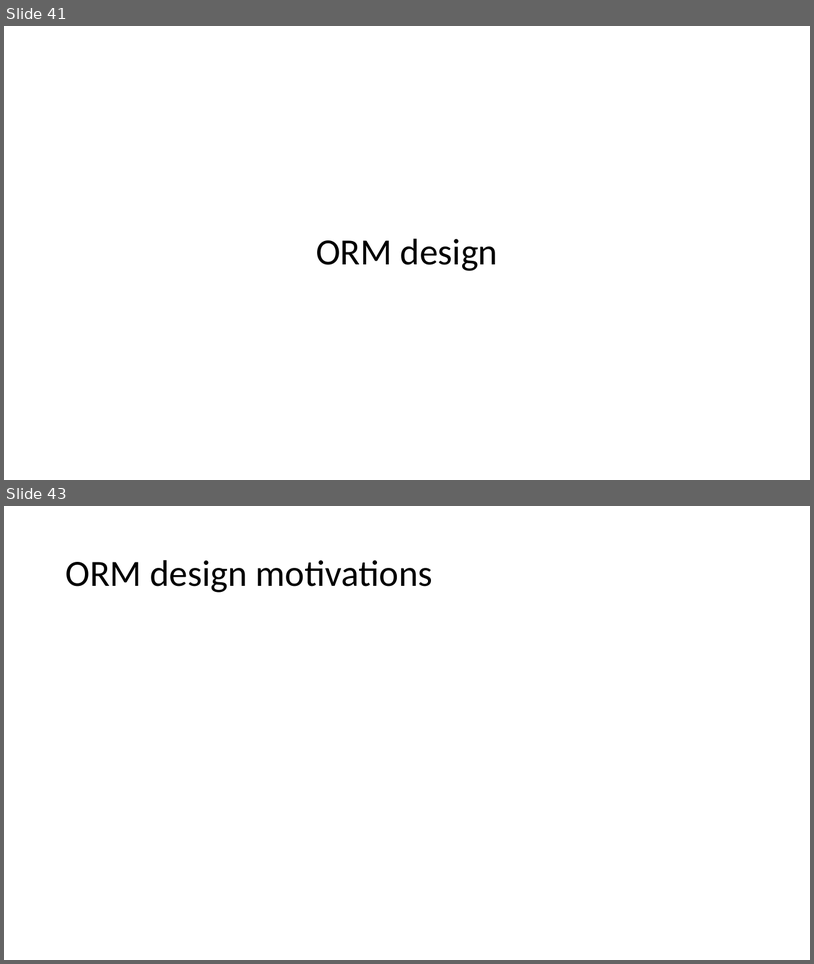
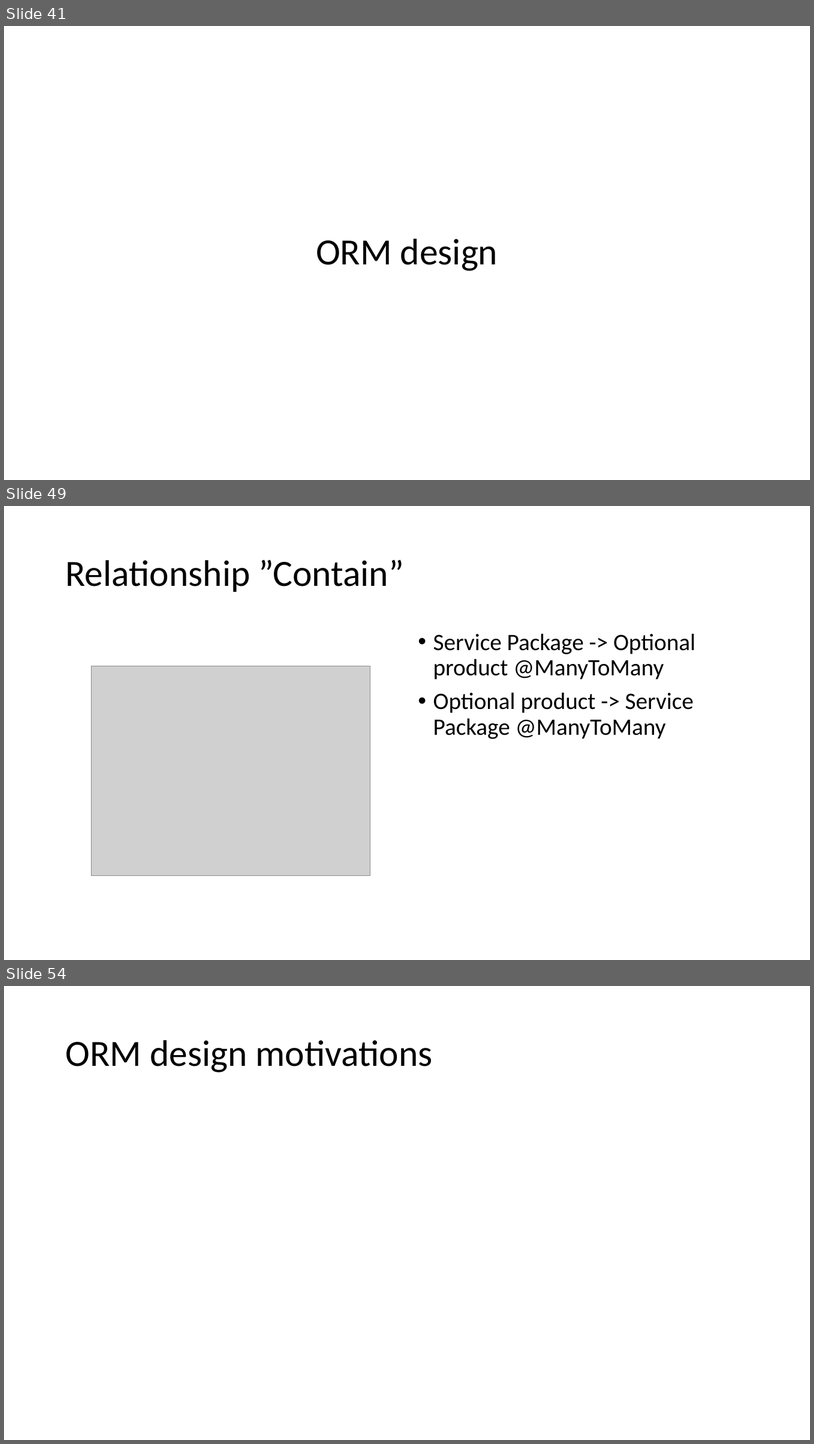
Before and after one commit to matteovisotto/DB2-SirianiVisotto, a slide deck: Documentation.pptx. Shown one above the other, each under a label of ours: slides 41 and 43 before the commit, slides 41, 49 and 54 after it; the slides between them are not shown. The pictures are 814x964 and 814x1444 pixels, drawn with LibreOffice and Linux fonts; fonts in the diff are those of the drawing; grey boxes stand for pictures. Boxes give left, top, right and bottom in pixels: in the first picture for what was removed or moved away, otherwise in the second. Text is boxed around its words. In the diff, an @@ line names an element or a change of style, - is before the commit and + after.

```diff
--- a/Documentation.pptx
+++ b/Documentation.pptx
@@ slide 49 added at bbox=[4, 506, 810, 960], background #FFFFFF @@
@@ title added at bbox=[65, 559, 404, 592], 44 pt, text #000000 @@
+Relationship ”Contain”
@@ text added at bbox=[434, 633, 696, 739], 28 pt, text #000000 @@
+• Service Package -> Optional product @ManyToMany
+• Optional product -> Service Package @ManyToMany
@@ picture added at bbox=[91, 666, 370, 876] @@
@@ what was slide 43 is now slide 54 @@
```
Also in this commit, not shown: 4 slides changed, 16 other slides added, 1 slide removed, 2 other files.
